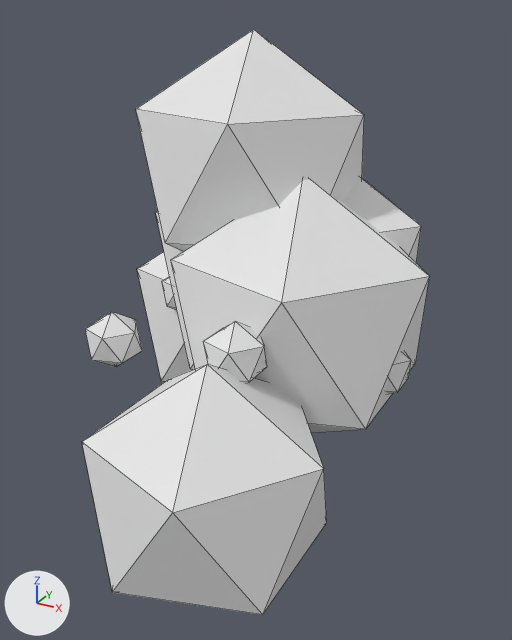
Two versions of the FBX model Assets/Resources/Models/Plant_Berry_c.fbx, one commit apart.
Rendered twice from a 50 mm lens placed at (0.491, -0.898, 0.767), pointed at (-0.007, 0.008, 0.314). Every picture has the same lights, and +X, +Y and +Z are marked at lower left. The picture after the commit comes second. Mesh edges are drawn as thin lines. Objects named as collision shapes, trigger or cutter boxes, shadow casters or lower levels of detail are left out. Where no turn or scale is listed for an object, it has been applied to the vertices.

Names of what the first picture shows: 'Plant_Berry_c'.
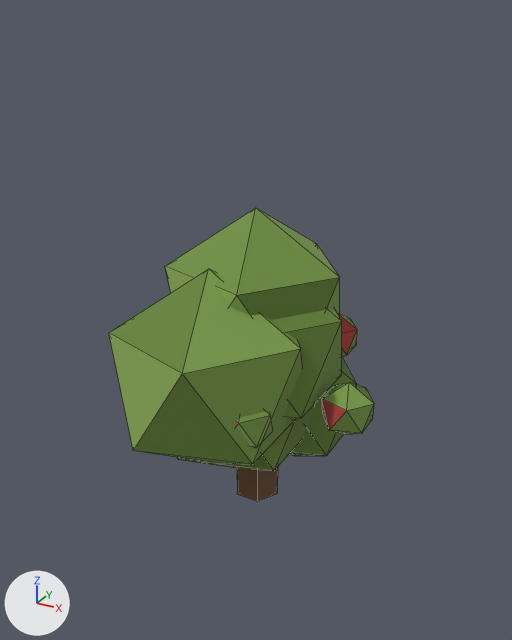
Pixel boxes [x1, y1, x2, y2] of what changed, in the pictures (512 x 640 px; the box of a moved part takes in the faces that stretch with it):
'Plant_Berry_c', reshaped, recoloured (24% narrower, 50% shorter): before [82, 29, 430, 615]; after [109, 208, 374, 501]
part 1 of me_plant_berry, added (green): after [272, 309, 342, 420]
part 2 of me_plant_berry, added (green): after [178, 405, 314, 471]
part 3 of me_plant_berry, added (green): after [289, 357, 357, 456]
part 4 of me_plant_berry, added (green): after [109, 269, 302, 464]
part 5 of me_plant_berry, added (green): after [165, 208, 340, 320]
part 6 of me_plant_berry, moved or reshaped: before [386, 352, 411, 394]; after [322, 382, 374, 434]
part 7 of me_plant_berry, moved or reshaped (not visible before): after [340, 314, 357, 356]
part 8 of me_plant_berry, moved or reshaped (not visible afterwards): before [162, 276, 177, 310]
part 9 of me_plant_berry, moved or reshaped (not visible afterwards): before [85, 312, 142, 367]
part 10 of me_plant_berry, moved or reshaped (not visible afterwards): before [203, 321, 267, 383]
part 11 of me_plant_berry, added (green): after [236, 411, 271, 447]
part 12 of me_plant_berry, deleted: before [82, 364, 327, 615]
part 13 of me_plant_berry, deleted: before [137, 252, 191, 382]
part 14 of me_plant_berry, deleted: before [136, 29, 364, 252]
part 15 of me_plant_berry, cut back: before [155, 178, 430, 433]; after [237, 467, 278, 501]

The change, as a list of edits to the scene's bpy script:
```text
Add img_palette_png:
    img_palette_png = load_image('palette.png', '../../Art/Palette/Palette.png', 128, 432, 'sRGB')
Add mat_m_palette:
    mat_m_palette = principled_material('M_Palette')
    mat_m_palette.texture = img_palette_png
    mat_m_palette.roughness = 0.85
Change me_plant_berry:
    used by ob_plant_berry_c; location = (0.0, 0.0, 0.0)
    remove me_plant_berry.from_pydata(...)  # 134 vertices, 218 faces; spans x -0.381..0.267, y -0.417..0.432, z -0.007..0.74
    add me_plant_berry.from_pydata(...)  # 146 vertices, 238 faces; spans x -0.208..0.207, y -0.237..0.214, z 0.0..0.496
    me_plant_berry part 1: a new loose piece, an icosphere of 20 faces spanning x -0.114..0.146, y -0.136..0.111, z 0.142..0.433, in mat_m_palette (picture img_palette_png)
    me_plant_berry part 2: a new loose piece, an icosphere of 20 faces spanning x -0.162..0.1, y -0.131..0.119, z 0.031..0.324, in mat_m_palette (picture img_palette_png)
    me_plant_berry part 3: a new loose piece, an icosphere of 20 faces spanning x -0.092..0.132, y 0.001..0.214, z 0.007..0.257, in mat_m_palette (picture img_palette_png)
    me_plant_berry part 4: a new loose piece, an icosphere of 20 faces spanning x -0.172..0.122, y -0.237..0.042, z 0.102..0.43, in mat_m_palette (picture img_palette_png)
    me_plant_berry part 5: a new loose piece, an icosphere of 20 faces spanning x -0.148..0.13, y -0.121..0.143, z 0.185..0.496, in mat_m_palette (picture img_palette_png)
    me_plant_berry part 6: the loose piece of 12 vertices spanning x 0.18..0.26, y -0.08..-0.003, z 0.265..0.355 is moved by (-0.054, 0.019, -0.093), in mat_m_palette (picture img_palette_png)
    me_plant_berry part 7: the loose piece of 12 vertices spanning x 0.064..0.145, y 0.16..0.236, z 0.303..0.393 is moved by (-0.035, -0.045, -0.103), in mat_m_palette (picture img_palette_png)
    me_plant_berry part 8: the loose piece of 12 vertices spanning x -0.243..-0.163, y 0.057..0.133, z 0.253..0.343 is moved by (0.099, 0.037, -0.02), in mat_m_palette (picture img_palette_png)
    me_plant_berry part 9: the loose piece of 12 vertices spanning x -0.192..-0.112, y -0.203..-0.126, z 0.273..0.363 is moved by (-0.015, 0.179, -0.04), in mat_m_palette (picture img_palette_png)
    me_plant_berry part 10: the loose piece of 12 vertices spanning x 0.042..0.123, y -0.246..-0.17, z 0.325..0.415 is moved by (-0.162, 0.06, -0.104), in mat_m_palette (picture img_palette_png)
    me_plant_berry part 11: a new loose piece, an icosphere of 20 faces spanning x 0.024..0.105, y -0.193..-0.117, z 0.194..0.284, in mat_m_palette (picture img_palette_png)
    me_plant_berry part 12: the loose piece of 12 vertices spanning x -0.074..0.234, y -0.417..-0.124, z 0.038..0.383 is deleted
    me_plant_berry part 13: the loose piece of 12 vertices spanning x -0.381..0.001, y 0.069..0.432, z -0.007..0.42 is deleted
    me_plant_berry part 14: the loose piece of 12 vertices spanning x -0.219..0.131, y -0.099..0.234, z 0.349..0.74 is deleted
    me_plant_berry part 15
    31 vertices are removed from x -0.225..0.267, y -0.192..0.331, z 0.117..0.604
    52 faces are deleted
    1 vertex is added at (0.0, 0.0, 0.125)
    6 new vertices lie (0.0, 0.0, 0.125) away from vertices in x -0.04..0.04, y -0.035..0.035, z 0.0
    12 new faces join them
    add me_plant_berry.materials.append(mat_m_palette)  # picture img_palette_png
```
